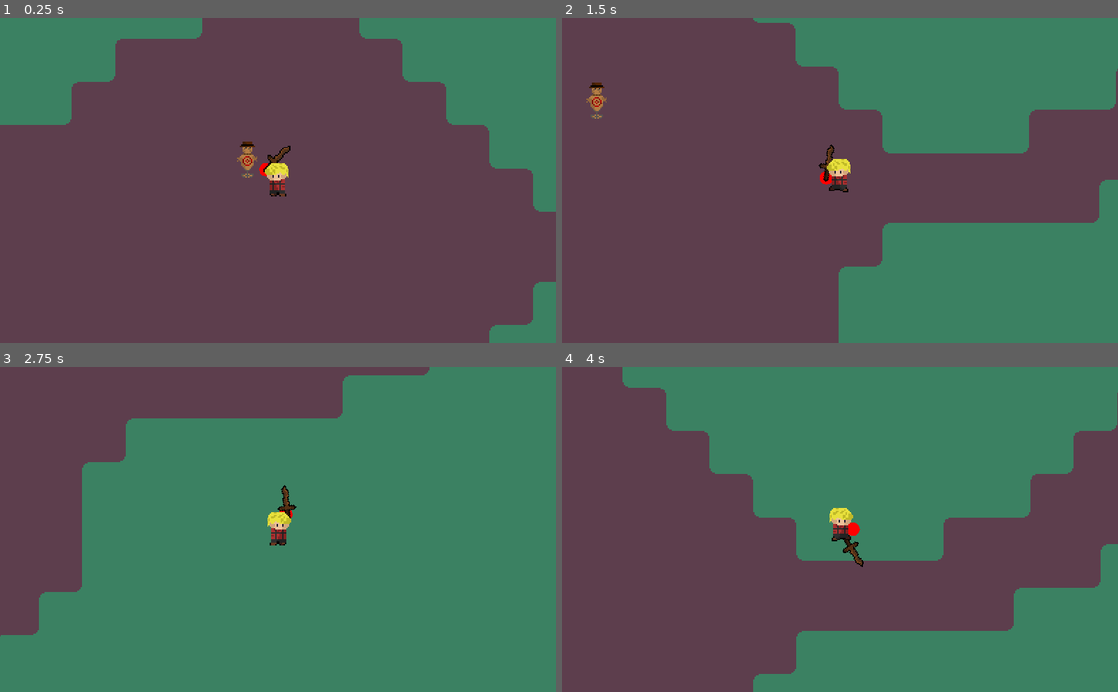
Above: before the commit, frames 1-4 (two rows, left to right).
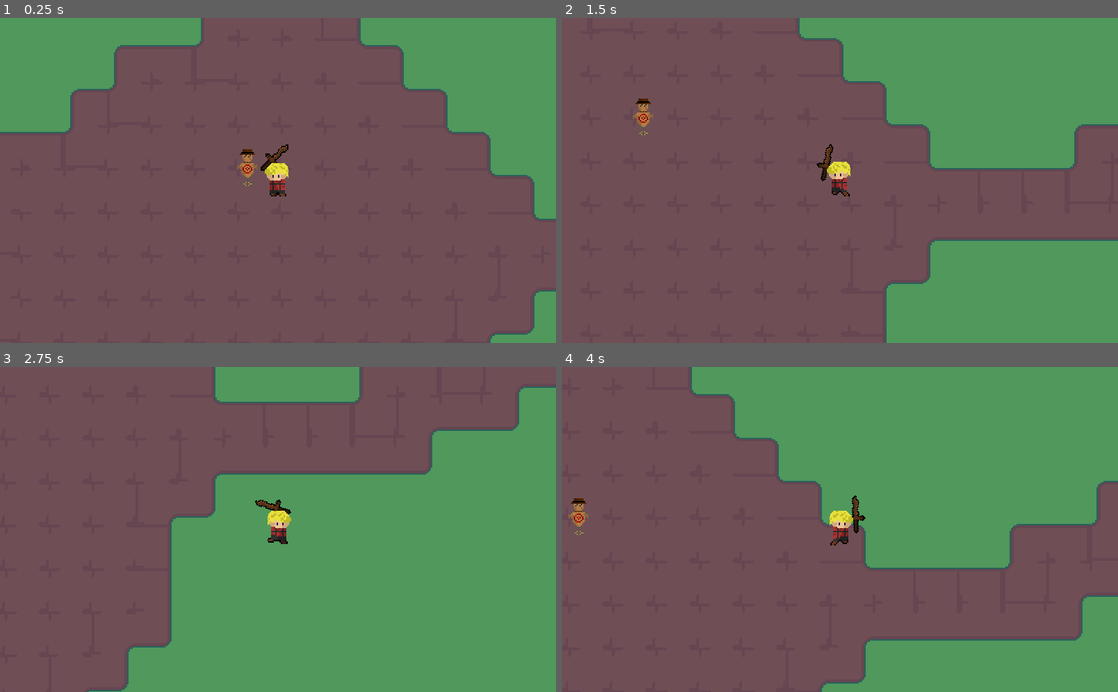
Above: after the commit, the same moments.

Repository: TheNesko/Call_Of_Prime
Game: Godot game, scene res://Bin/WorldScenes/GrassLand.tscn
Two runs of this game, one before a commit and one after it. Both use one fixed random seed, a clock stepped at 60 frames per second and the inputs below.
Inputs (mouse positions are in pixels of both pictures, inside the frame that each line leads up to):
- Up to frame 1 (0.25 s): no input
- Up to frame 2 (1.5 s): tap Enter at 0.5 s; move the mouse to (962, 164) at 0.52 s; press the mouse at (962, 164) at 0.53 s; hold D (Right) 0.53-1.28 s; tap Shift at 0.8, 1.35 s; move the mouse to (728, 196) at 1.27 s; release the mouse at (728, 196) at 1.28 s; hold S (Down) from 1.28 s (still down)
- Up to frame 3 (2.75 s): click (166, 545) at 1.55 s; move the mouse to (333, 458) at 2.02 s; release S (Down) at 2.03 s; press the mouse at (333, 458) at 2.03 s; hold D (Right) from 2.03 s (still down); tap Shift at 2.3 s
- Up to frame 4 (4 s): move the mouse to (812, 594) at 2.77 s; release D (Right) at 2.78 s; release the mouse at (812, 594) at 2.78 s; hold W (Up) 2.78-3.53 s; tap Shift at 2.85, 3.8 s; click (812, 594) at 3.05 s; move the mouse to (1006, 578) at 3.52 s; press the mouse at (1006, 578) at 3.53 s; hold A (Left) from 3.53 s (still down)

The runs differ from the first frame. In frame 1, 2.7% of the frame differs, in the area x 0-100%, y 0-100%; in frame 2, 12%; in frame 3, 33%; in frame 4, 19%.

Commit message:
Attack polished and part of Stats added

Diff:
--- a/Bin/Scenes/Player.tscn
+++ b/Bin/Scenes/Player.tscn
@@ -1,10 +1,11 @@
-[gd_scene load_steps=15 format=2]
+[gd_scene load_steps=16 format=2]
 
 [ext_resource path="res://Bin/Scripts/PlayerController.gd" type="Script" id=1]
 [ext_resource path="res://Bin/Textures/Player/postacanimacja-sheet.png" type="Texture" id=2]
 [ext_resource path="res://Bin/Scripts/StateMachine.gd" type="Script" id=3]
 [ext_resource path="res://Bin/Textures/drewnianymiecz.png" type="Texture" id=4]
-[ext_resource path="res://Bin/Scenes/WeaponPosition.gd" type="Script" id=5]
+[ext_resource path="res://Bin/Scripts/WeaponPosition.gd" type="Script" id=5]
+[ext_resource path="res://Bin/Scenes/PlayerStats.gd" type="Script" id=6]
 
 [sub_resource type="RectangleShape2D" id=24]
 extents = Vector2( 7.5, 12.5 )
@@ -14,7 +15,11 @@
 height = 6.0
 
 [sub_resource type="RectangleShape2D" id=23]
-extents = Vector2( 7, 10.6066 )
+extents = Vector2( 23, 12.0783 )
+
+[sub_resource type="AtlasTexture" id=26]
+atlas = ExtResource( 2 )
+region = Rect2( 0, 0, 32, 32 )
 
 [sub_resource type="AtlasTexture" id=28]
 atlas = ExtResource( 2 )
@@ -32,21 +37,17 @@
 atlas = ExtResource( 2 )
 region = Rect2( 0, 0, 32, 32 )
 
-[sub_resource type="AtlasTexture" id=26]
-atlas = ExtResource( 2 )
-region = Rect2( 0, 0, 32, 32 )
-
 [sub_resource type="SpriteFrames" id=17]
 animations = [ {
+"frames": [ SubResource( 26 ) ],
+"loop": false,
+"name": "Idle",
+"speed": 5.0
+}, {
 "frames": [ SubResource( 28 ), SubResource( 29 ), SubResource( 30 ), SubResource( 27 ) ],
 "loop": true,
 "name": "Walk",
 "speed": 8.0
-}, {
-"frames": [ SubResource( 26 ) ],
-"loop": false,
-"name": "Idle",
-"speed": 5.0
 } ]
 
 [node name="Player" type="KinematicBody2D"]
@@ -57,11 +58,16 @@
 [node name="StateMachine" type="Node" parent="."]
 script = ExtResource( 3 )
 
+[node name="Stats" type="Node" parent="."]
+script = ExtResource( 6 )
+
 [node name="Camera2D" type="Camera2D" parent="."]
+position = Vector2( 0, -6 )
 current = true
 zoom = Vector2( 0.4, 0.4 )
 
 [node name="HitBox" type="Area2D" parent="."]
+position = Vector2( 0, -6 )
 collision_layer = 8
 collision_mask = 32
 __meta__ = {
@@ -73,7 +79,7 @@
 shape = SubResource( 24 )
 
 [node name="WorldCollision" type="CollisionShape2D" parent="."]
-position = Vector2( 0, 12 )
+position = Vector2( 0, 6 )
 rotation = 1.5708
 shape = SubResource( 25 )
 __meta__ = {
@@ -85,7 +91,7 @@
 [node name="AttackPosition" type="Tween" parent="."]
 
 [node name="YSort" type="YSort" parent="."]
-position = Vector2( 0, 12 )
+position = Vector2( 0, 6 )
 
 [node name="WeaponPosition" type="Node2D" parent="YSort"]
 position = Vector2( 16, -12 )
@@ -93,29 +99,25 @@
 
 [node name="RotationManager" type="Node2D" parent="YSort/WeaponPosition"]
 position = Vector2( -9.53674e-07, -3.8147e-06 )
-scale = Vector2( 1, 1 )
 
 [node name="Sprite" type="Sprite" parent="YSort/WeaponPosition/RotationManager"]
 position = Vector2( -12, 3 )
 rotation = -2.61799
-scale = Vector2( 1, 1 )
 texture = ExtResource( 4 )
 __meta__ = {
 "_edit_lock_": true
 }
 
-[node name="HurtBox" type="Area2D" parent="YSort/WeaponPosition/RotationManager"]
-position = Vector2( -18, 4 )
-rotation = 1.309
-scale = Vector2( 1, 1 )
+[node name="HurtBox" type="Area2D" parent="YSort/WeaponPosition"]
+position = Vector2( -1, -17 )
 collision_layer = 4
 collision_mask = 64
 __meta__ = {
 "_edit_lock_": true
 }
 
-[node name="Collision" type="CollisionShape2D" parent="YSort/WeaponPosition/RotationManager/HurtBox"]
-position = Vector2( -1.90735e-06, 1.49254 )
+[node name="Collision" type="CollisionShape2D" parent="YSort/WeaponPosition/HurtBox"]
+position = Vector2( 0, -0.0782967 )
 shape = SubResource( 23 )
 disabled = true
 __meta__ = {
@@ -123,9 +125,10 @@
 }
 
 [node name="SpriteHolder" type="Node2D" parent="YSort"]
+position = Vector2( 0, -6 )
 
 [node name="Sprite" type="AnimatedSprite" parent="YSort/SpriteHolder"]
-position = Vector2( 0, -12 )
+position = Vector2( 0, -6 )
 frames = SubResource( 17 )
 animation = "Idle"
 playing = true
@@ -134,4 +137,4 @@
 "_edit_lock_": true
 }
 
-[connection signal="area_entered" from="YSort/WeaponPosition/RotationManager/HurtBox" to="." method="_on_HurtBox"]
+[connection signal="area_entered" from="YSort/WeaponPosition/HurtBox" to="." method="_on_HurtBox"]
--- /dev/null
+++ b/Bin/Scenes/PlayerStats.gd
@@ -0,0 +1,9 @@
+extends Node
+
+export(String) var Name = "Player"
+export var Speed = 150
+export var BaseSpeed = 150
+export var Health = 100
+export var MaxHealth = 100
+export var Damage = 10
+export(float) var AttackSpeed = 3
--- /dev/null
+++ b/Bin/Scenes/Slash.tscn
@@ -0,0 +1,25 @@
+[gd_scene load_steps=6 format=2]
+
+[ext_resource path="res://Bin/Textures/slash.png" type="Texture" id=1]
+[ext_resource path="res://Bin/Scripts/SlashScript.gd" type="Script" id=2]
+
+[sub_resource type="AtlasTexture" id=2]
+atlas = ExtResource( 1 )
+region = Rect2( 0, 0, 64, 32 )
+
+[sub_resource type="AtlasTexture" id=3]
+atlas = ExtResource( 1 )
+region = Rect2( 64, 0, 64, 32 )
+
+[sub_resource type="SpriteFrames" id=1]
+animations = [ {
+"frames": [ SubResource( 2 ), SubResource( 3 ) ],
+"loop": false,
+"name": "default",
+"speed": 10.0
+} ]
+
+[node name="Slash" type="AnimatedSprite"]
+z_index = 5
+frames = SubResource( 1 )
+script = ExtResource( 2 )
--- a/Bin/Scripts/PlayerController.gd
+++ b/Bin/Scripts/PlayerController.gd
@@ -1,18 +1,26 @@
 extends KinematicBody2D
 
 onready var AnimPlayer = $YSort/SpriteHolder/Sprite
+onready var Stats = $Stats
+export var Velocity = Vector2.ZERO
 
-var Velocity = Vector2.ZERO
-var Speed = 200
 
 func _input(_event):
 	if Input.is_key_pressed(KEY_SHIFT):
-		Speed = 300
+		Stats.Speed = 300
 	else:
-		Speed = 200
+		Stats.Speed = Stats.BaseSpeed
 
-func _Move():
+
+func _Move_Input():
+	Velocity.x = Input.get_axis("Left","Right")
+	Velocity.y = Input.get_axis("Up","Down")
+	Velocity = Velocity.normalized()*Stats.Speed
+
+
+func _Apply_Movement():
 	move_and_slide(Velocity)
+
 
 var LastDirection = "Down"
 func _Check_Direction() -> String:
@@ -30,41 +38,50 @@
 		return "Left"
 	return LastDirection
 
-func _Play_Animation(State:String):
-	var NextAnim = str(State)
-	if AnimPlayer.animation == NextAnim: return
-	AnimPlayer.animation = str(State)
 
+onready var PlayerTexture = $YSort/SpriteHolder/Sprite
 func _Flip():
 	var MousePosition = get_viewport().get_mouse_position()
 	var PlayerPoz = self.get_global_transform_with_canvas()
 	var MouseToPlayer = MousePosition - PlayerPoz.get_origin()
 	if MouseToPlayer.x < 0:
-		$YSort/SpriteHolder/Sprite.flip_h = false
+		PlayerTexture.flip_h = false
 	else:
-		$YSort/SpriteHolder/Sprite.flip_h = true
+		PlayerTexture.flip_h = true
 
-onready var HurtBox = $YSort/WeaponPosition/RotationManager/HurtBox
-onready var HurtBoxCollision = $YSort/WeaponPosition/RotationManager/HurtBox/Collision
+
+onready var Slash = preload("res://Bin/Scenes/Slash.tscn")
+onready var HurtBox = $YSort/WeaponPosition/HurtBox
+onready var HurtBoxCollision = $YSort/WeaponPosition/HurtBox/Collision
 onready var RotationManager = $YSort/WeaponPosition/RotationManager
 onready var AttackRotation = $AttackRotation
 onready var AttackPosition = $AttackPosition
 func _Attack():
+	var AttackSpeed = (1.00/Stats.AttackSpeed)
+	var SlashCopy = Slash.instance()
+	var FinalPoz = (RotationManager.position+Vector2(10,8)).rotated(RotationManager.rotation)
+	var FinalRot = deg2rad(RotationManager.rotation_degrees+270)
+	#================================
 	HurtBoxCollision.disabled = false
 	RotationManager.rotation = 0
-	var FinalPoz = (RotationManager.position+Vector2(10,5)).rotated(RotationManager.rotation)
-	var FinalRot = deg2rad(RotationManager.rotation_degrees+190)
-	AttackPosition.interpolate_property(RotationManager,"position",RotationManager.position,
-									FinalPoz,0.15,Tween.TRANS_LINEAR,Tween.EASE_OUT)
-	AttackRotation.interpolate_property(RotationManager,"rotation",RotationManager.rotation_degrees,
-									FinalRot,0.15,Tween.TRANS_LINEAR,Tween.EASE_OUT)
+	#================================
+	get_parent().add_child(SlashCopy)
+	SlashCopy.global_position = RotationManager.global_position + Vector2(0,-10).rotated(
+														 $YSort/WeaponPosition.rotation)
+	SlashCopy.rotation = $YSort/WeaponPosition.rotation
+	#================================
+	AttackPosition.interpolate_property(RotationManager , "position" , RotationManager.position,
+									FinalPoz , (AttackSpeed/2) , Tween.TRANS_LINEAR , Tween.EASE_OUT )
+	AttackRotation.interpolate_property(RotationManager , "rotation" , RotationManager.rotation_degrees,
+									FinalRot , (AttackSpeed/2) , Tween.TRANS_LINEAR , Tween.EASE_OUT )
 	AttackRotation.start()
 	AttackPosition.start()
-	yield(get_tree().create_timer(0.3),"timeout")
+	#================================
+	yield(get_tree().create_timer(AttackSpeed),"timeout")
 	HurtBoxCollision.disabled = true
 	RotationManager.position = Vector2.ZERO
 	RotationManager.rotation = 0
 
 
 func _on_HurtBox(area):
-	area.get_parent()._Take_Damage(10)
+	area.get_parent()._Take_Damage(Stats.Damage)
--- /dev/null
+++ b/Bin/Scripts/SlashScript.gd
@@ -0,0 +1,13 @@
+extends AnimatedSprite
+
+
+func _ready():
+	var Player = get_parent().find_node("Player")
+	if Player.PlayerTexture.flip_h == false:
+		flip_h = true
+	playing = true
+	yield(get_tree().create_timer(0.3),"timeout")
+	queue_free()
+
+func _physics_process(delta):
+	position += Vector2(0,-0.3).rotated(rotation)
--- a/Bin/Scripts/StateMachine.gd
+++ b/Bin/Scripts/StateMachine.gd
@@ -14,31 +14,22 @@
 	_Update_State(_State_Checker())
 
 	parent._Flip()
-
-	parent.Velocity.x = Input.get_axis("Left","Right")
-	parent.Velocity.y = Input.get_axis("Up","Down")
-	parent.Velocity = parent.Velocity.normalized()*parent.Speed
-
-	match State:
-		States.Idle:
-			parent._Play_Animation("Idle")
-		States.Walk:
-			parent._Play_Animation("Walk")
+	parent._Move_Input()
 
 func _physics_process(_delta) -> void:
-	parent._Move()
+	parent._Apply_Movement()
 
 func _State_Checker():
 	match State:
 		States.Idle:
 			if parent.Velocity != Vector2.ZERO:
 				return States.Walk
-			if Input.is_action_pressed("Attack"):
+			if Input.is_action_just_pressed("Attack"):
 				return States.Attack
 		States.Walk:
 			if parent.Velocity == Vector2.ZERO:
 				return States.Idle
-			if Input.is_action_pressed("Attack"):
+			if Input.is_action_just_pressed("Attack"):
 				return States.Attack
 		States.Attack:
 			if parent.HurtBoxCollision.disabled == true and parent.Velocity == Vector2.ZERO:
@@ -59,9 +50,9 @@
 func _Enter_State() -> void:
 	match State:
 		States.Idle:
-			print("Idle")
+			parent.AnimPlayer.animation = "Idle"
 		States.Walk:
-			print("Walk")
+			parent.AnimPlayer.animation = "Walk"
 		States.Attack:
 			parent._Attack()
 
--- a/Bin/Scenes/WeaponPosition.gd
+++ b/Bin/Scripts/WeaponPosition.gd
@@ -6,12 +6,12 @@
 
 
 func _physics_process(delta):
-	#if Player.AttackTween.is_active(): return
+	#if Player.HurtBoxCollision.disabled == false: return
 	rotation = 0
 	var PlayerPoz = Player.get_global_transform_with_canvas()
 	MousePosition = get_viewport().get_mouse_position()
 	var MouseToPlayer = MousePosition - PlayerPoz.get_origin()
-	position = (MouseToPlayer.normalized()*10 - Vector2(0,15))
+	position = (MouseToPlayer.normalized()*12 - Vector2(0,15))
 	rotate(MouseToPlayer.rotated(deg2rad(90)).angle())
 	if MouseToPlayer.x < 0:
 		scale.x = -1
@@ -19,6 +19,3 @@
 	else:
 		scale.x = 1
 		Flipped = false
-
-func _draw():
-	draw_circle(Vector2.ZERO,5,Color.red)
Binary file changed: Bin/Textures/AspriteFiles/TileSet.aseprite
Binary file changed: Bin/Textures/TileSet.png
Binary file added: Bin/Textures/slash.png
Not shown, added: Bin/Textures/slash.png.import
